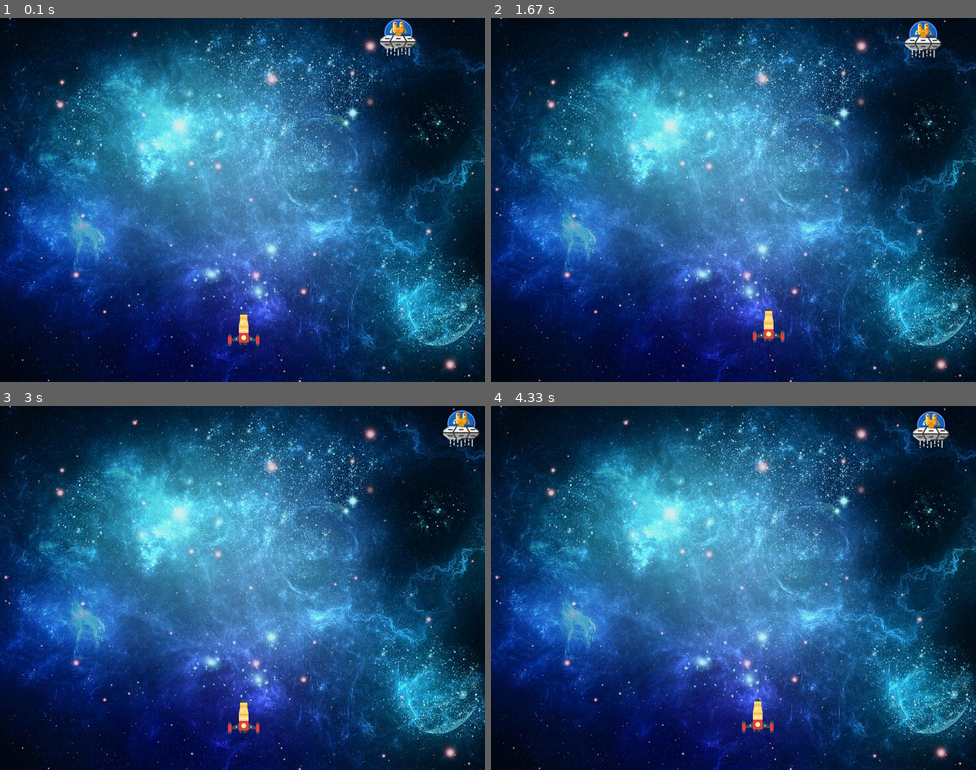
Above: before the commit, frames 1-4 (two rows, left to right).
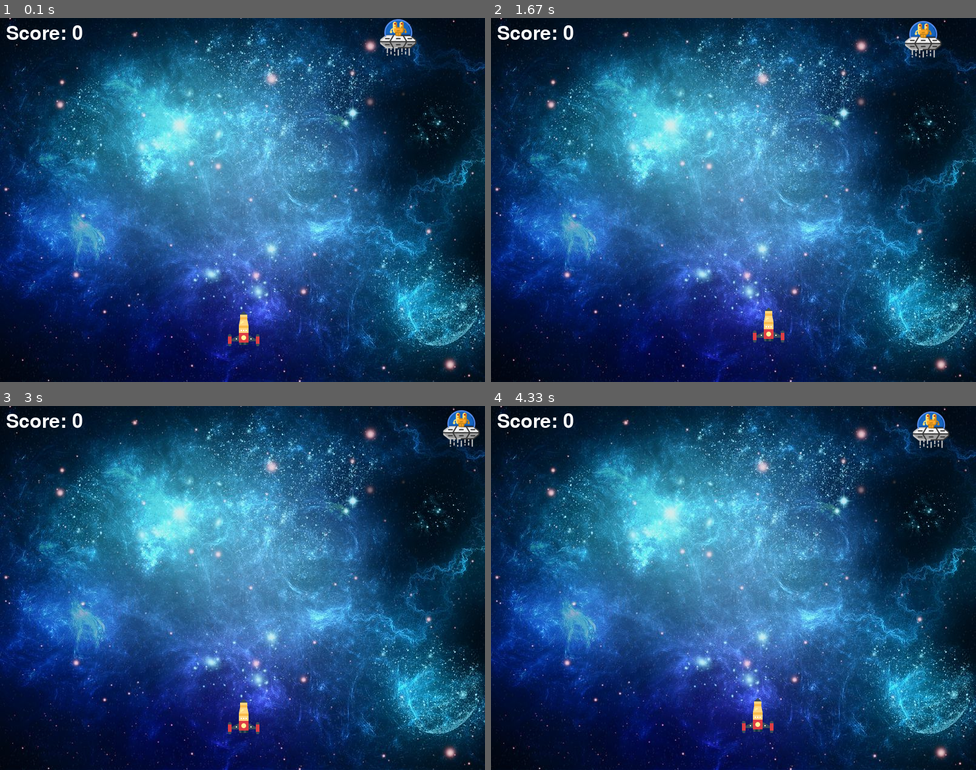
Above: after the commit, the same moments.

Repository: Greccu/Pygames
Game: pygame game, started from Tutorial - Space Invaders/main.py
Same seed, same stepped clock (60 frames per second), same inputs: the game is played once before the commit and once after it.
Inputs:
- Up to frame 1 (0.1 s): no input
- Up to frame 2 (1.67 s): hold Right 0.33-0.8 s; hold Up 0.83-1.13 s; hold Right 1.17-1.63 s
- Up to frame 3 (3 s): hold Left 1.67-2.2 s; hold Down 2.23-2.53 s; hold Left 2.57-2.97 s
- Up to frame 4 (4.33 s): hold Up 3-3.37 s; hold Right 3.4-4.03 s; hold Down from 4.07 s (still down)

The runs differ from the first frame. In frame 1, 0.3% of the frame differs, in the area x 1-17%, y 2-6%; in frame 2, 0.3%; in frame 3, 0.3%; in frame 4, 0.3%.

Commit message:
Add files via upload

Diff:
--- a/Tutorial - Space Invaders/main.py
+++ b/Tutorial - Space Invaders/main.py
@@ -37,8 +37,12 @@
 # Enemies
 
 enemies = []
+
+
 def enemyimg():
-    return image.load("enemy"+str(randint(1,4))+".png")
+    return image.load("enemy" + str(randint(1, 4)) + ".png")
+
+
 enemyspawnspeed = 300
 enemyspawn = 299
 
@@ -49,75 +53,108 @@
 bulletunloadspeed = 50
 bulletunload = 0
 
+# Score
+score = 0
+score_font = font.Font('freesansbold.ttf', 32)
+score_x = 10
+score_y = 10
+
+# music and sound
+mixer.music.load("background.wav")
+mixer.music.play(-1)
+bullet_sound = mixer.Sound("bullet.wav")
+explosion_sound = mixer.Sound("explosion.wav")
+
+# game over
+
+gameover_font = font.Font("freesansbold.ttf", 64)
+
 # GAME LOOP
 running = True
 direction = 1
+game_over = 0
+
 while running:
 
     # background
     screen.blit(background, (0, 0))
-
     for ev in event.get():
         if ev.type == QUIT:
             running = False
-    if ev.type == KEYDOWN:
-        if ev.key == K_LEFT:
-            left = True
-        if ev.key == K_RIGHT:
-            right = True
-        if ev.key == K_UP:
-            up = True
-        if ev.key == K_DOWN:
-            down = True
-        if ev.key == K_SPACE:
-            shoot = not shoot
+    if game_over == 0:
+        if ev.type == KEYDOWN:
+            if ev.key == K_LEFT:
+                left = True
+            if ev.key == K_RIGHT:
+                right = True
+            if ev.key == K_UP:
+                up = True
+            if ev.key == K_DOWN:
+                down = True
+            if ev.key == K_SPACE:
+                shoot = not shoot
 
-    if ev.type == KEYUP:
-        if ev.key == K_LEFT:
-            left = False
-        if ev.key == K_RIGHT:
-            right = False
-        if ev.key == K_UP:
-            up = False
-        if ev.key == K_DOWN:
-            down = False
+        if ev.type == KEYUP:
+            if ev.key == K_LEFT:
+                left = False
+            if ev.key == K_RIGHT:
+                right = False
+            if ev.key == K_UP:
+                up = False
+            if ev.key == K_DOWN:
+                down = False
 
-    if left and playerx > 0:
-        playerx -= xspeed
-    if right and playerx < screenx - 64:
-        playerx += xspeed
-    if up and playery > 0:
-        playery -= yspeed
-    if down and playery < screeny - 64:
-        playery += yspeed
+        if left and playerx > 0:
+            playerx -= xspeed
+        if right and playerx < screenx - 64:
+            playerx += xspeed
+        if up and playery > 0:
+            playery -= yspeed
+        if down and playery < screeny - 64:
+            playery += yspeed
 
-    enemyspawn += 1
-    if enemyspawn % enemyspawnspeed == 0:
-        enemies.append([randint(0, screenx - 64), 0, enemyimg()])
+        enemyspawn += 1
+        if enemyspawn % enemyspawnspeed == 0:
+            enemies.append([randint(0, screenx - 64), 0, enemyimg()])
 
-    for enemy in enemies:
-        enemy[0] += enemy_xspeed
-        enemy[1] += enemy_yspeed
-        if enemy[0] >= screenx - 64:
-            enemy[0] = screenx - 64
-            enemy_xspeed *= -1
-        elif enemy[0] <= 0:
-            enemy[0] = 0
-            enemy_xspeed *= -1
-        screen.blit(enemy[2], (int(enemy[0]), int(enemy[1])))
+        for enemy in enemies:
+            enemy[0] += enemy_xspeed
+            enemy[1] += enemy_yspeed
+            if enemy[0] >= screenx - 64:
+                enemy[0] = screenx - 64
+                enemy_xspeed *= -1
+            elif enemy[0] <= 0:
+                enemy[0] = 0
+                enemy_xspeed *= -1
+            screen.blit(enemy[2], (int(enemy[0]), int(enemy[1])))
+            if enemy[1] > 400 or sqrt((playerx - enemy[0]) ** 2 + (playery - enemy[1]) ** 2) <= 64:
+                game_over = 1
+                mixer.music.stop()
 
-    if shoot:
-        bulletunload += 1
-        if bulletunload % bulletunloadspeed == 0:
-            bullets.append(((randint(0, 255), randint(0, 255), randint(0, 255)), [int(playerx) + 32, int(playery)]))
+        if shoot:
+            bulletunload += 1
+            if bulletunload % bulletunloadspeed == 0:
+                bullet_sound.play()
+                bullets.append(((randint(0, 255), randint(0, 255), randint(0, 255)), [int(playerx) + 32, int(playery)]))
 
-    for bullet in bullets:
-        bullet[1][1] -= bulletspeed
-        draw.circle(screen, bullet[0], bullet[1], 8)
-        for enemy in enemies:
-            if sqrt((bullet[1][0] - enemy[0]) ** 2 + (bullet[1][1] - enemy[1]) ** 2) <= 40:
-                bullets.remove(bullet)
-                enemies.remove(enemy)
+        for bullet in bullets:
+            bullet[1][1] -= bulletspeed
+            draw.circle(screen, bullet[0], bullet[1], 8)
+            for enemy in enemies:
+                if sqrt((bullet[1][0] - enemy[0]) ** 2 + (bullet[1][1] - enemy[1]) ** 2) <= 40:
+                    bullets.remove(bullet)
+                    enemies.remove(enemy)
+                    score += 1
+                    explosion_sound.play()
+
+    else:
+        game_over_text = gameover_font.render("GAME OVER", True, (255, 255, 255))
+        screen.blit(game_over_text, (200, 200))
+
+    # show score
+
+    scorerender = score_font.render("Score: " + str(score), True, (255, 255, 255))
+    screen.blit(scorerender, (score_x, score_y))
 
     player()
     display.update()
Not shown, added: Tutorial - Space Invaders/background.wav
Not shown, added: Tutorial - Space Invaders/bullet.wav
Not shown, added: Tutorial - Space Invaders/explosion.wav
